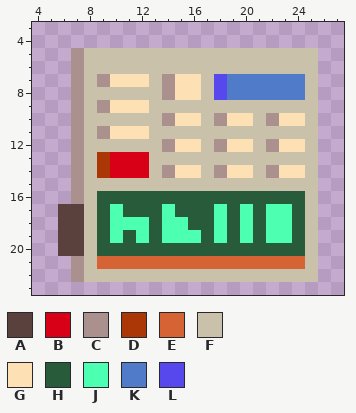
Pixel-art sprite: packages/nouns-img-permutator/assets/layer-3/head-calculator.png. Above, as it was before the edit.
The file is 32x32 pixels. Shown: x 4..27, y 3..23.
Palette (. is transparent): A #5b413e  B #d80016  C #ab918d  D #ab3606  E #d56333  F #cac1aa  G #fde1b4  H #285b3a  J #4dffb0  K #507bc8  L #5648ed
Pixels before, first column x 6:
 5 .CFFFFFFFFFFFFFFFFFF
 6 .CFFFFFFFFFFFFFFFFFF
 7 .CFCGGGFCGGFLKKKKKKF
 8 .CFFFFFFCGGFLKKKKKKF
 9 .CFCGGGFFFFFFFFFFFFF
10 .CFFFFFFCGGFCGGFCGGF
11 .CFCGGGFFFFFFFFFFFFF
12 .CFFFFFFCGGFCGGFCGGF
13 .CFDBBBFFFFFFFFFFFFF
14 .CFDBBBFCGGFCGGFCGGF
15 .CFFFFFFFFFFFFFFFFFF
16 .CFHHHHHHHHHHHHHHHHF
17 AAFHJHHHJHHHJHJHJJHF
18 AAFHJJJHJJHHJHJHJJHF
19 AAFHJHJHJJJHJHJHJJHF
20 AAFHHHHHHHHHHHHHHHHF
21 .CFEEEEEEEEEEEEEEEEF
22 .CFFFFFFFFFFFFFFFFFF
Now the later version:
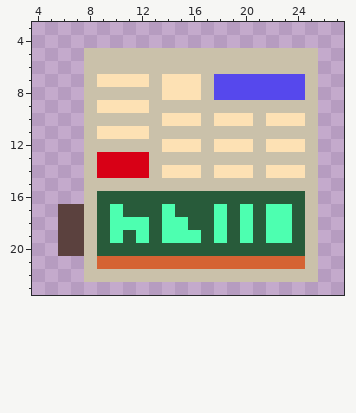
The exact change:
Colour B replaces colour D in rows 13 to 14 at x 9.
Colour G replaces colour C in row 7 at x 9 and 14; in row 8 at x 14; in row 9 at x 9; in row 10 at x 14, 18 and 22; in row 11 at x 9; in row 12 at x 14, 18 and 22.
Colour G replaces colour C in row 14 at x 14, 18 and 22.
Colour L replaces colour K in rows 7 to 8 at x 19 to 24.
Colour C is gone in rows 5 to 16 at x 7; in rows 21 to 22 at x 7.
Boxes around the changes in both pictures, in picture pixels (x1, y1, x2, y2):
changed: (71, 48, 110, 204)
changed: (162, 74, 305, 178)
erased: (71, 256, 84, 282)
